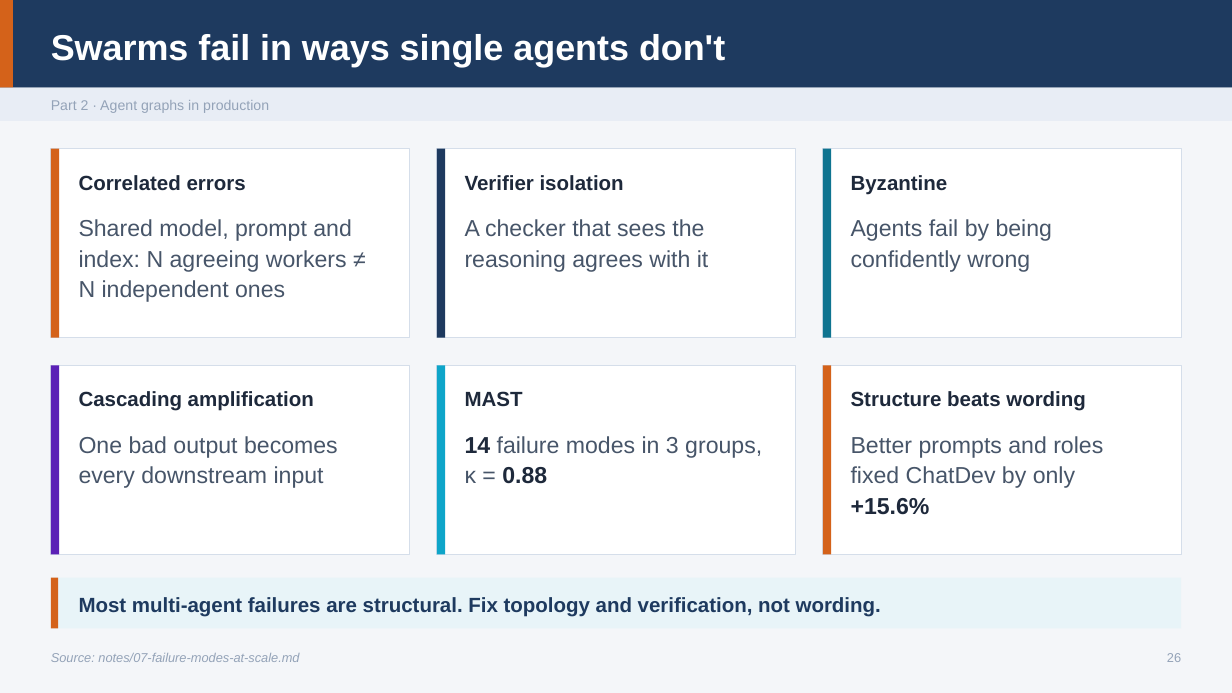
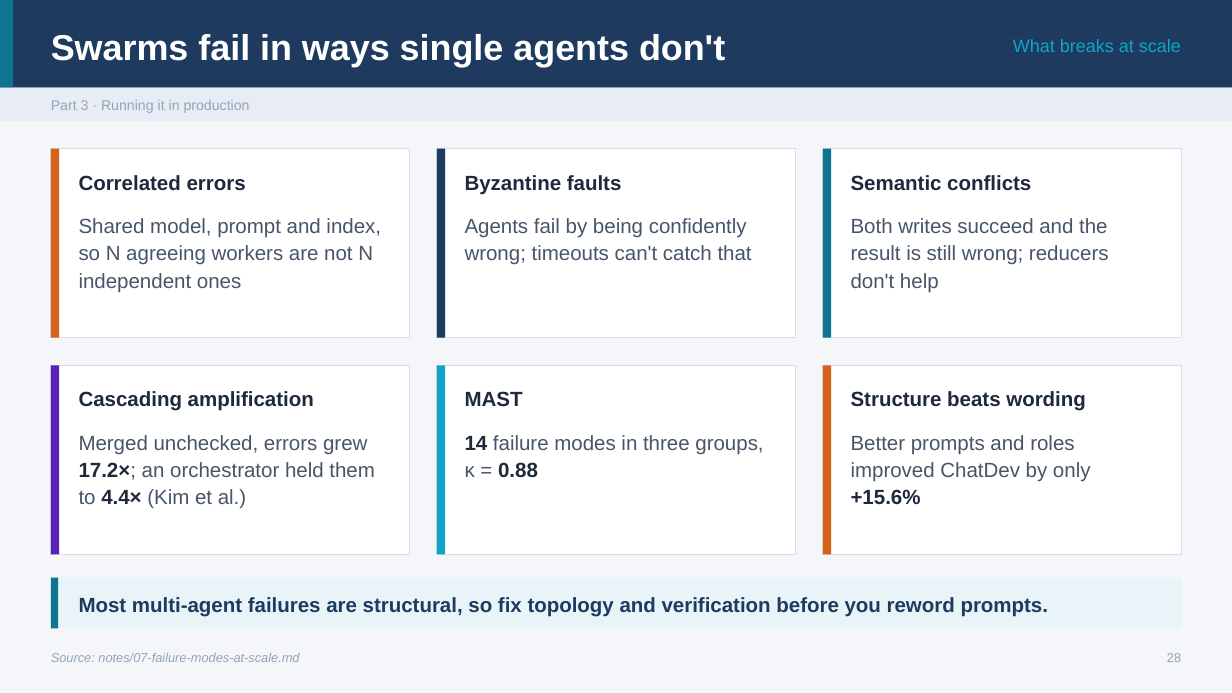
Before and after one commit to ramseywise/learn-ai-engineering, a slide deck: slide 28 of ai-engineering/05-graph-engineering/slides/graph-engineering.pptx (slide 26 before the commit). Drawn at 1232x693 pixels with LibreOffice and Linux fonts; fonts in the diff are those of the drawing. Boxes give left, top, right and bottom in pixels: in the first picture for what was removed or moved away, otherwise in the second. Text is boxed around its words. In the diff, an @@ line names an element or a change of style, - is before the commit and + after.

```diff
--- a/ai-engineering/05-graph-engineering/slides/graph-engineering.pptx
+++ b/ai-engineering/05-graph-engineering/slides/graph-engineering.pptx
@@ rectangle at bbox=[0, 0, 13, 88]: fill #D4621A to #0F7490 @@
@@ text added at bbox=[1013, 39, 1181, 52], 14 pt, text #0EA5C9 @@
+What breaks at scale
@@ text at bbox=[51, 100, 250, 113]: text changed @@
-Part 2 · Agent graphs in production
+Part 3 · Running it in production
@@ text at bbox=[465, 175, 622, 195]: text changed @@
-Verifier isolation
+Byzantine faults
@@ text at bbox=[851, 175, 1031, 191]: text changed @@
-Byzantine
+Semantic conflicts
@@ text at bbox=[79, 218, 381, 292]: text changed; size 18 to 16 pt @@
-Shared model, prompt and index: N agreeing workers ≠ N independent ones
+Shared model, prompt and index, so N agreeing workers are not N independent ones
@@ text at bbox=[465, 218, 752, 265]: text changed; size 18 to 16 pt @@
-Agents fail by being confidently wrong
+Agents fail by being confidently wrong; timeouts can't catch that
@@ text removed at bbox=[465, 219, 709, 272] @@
-A checker that sees the reasoning agrees with it
@@ text added at bbox=[851, 218, 1109, 292], 16 pt, text #475569 @@
+Both writes succeed and the result is still wrong; reducers don't help
@@ text at bbox=[79, 435, 375, 509]: text changed; size 18 to 16 pt @@
-One bad output becomes every downstream input
+Merged unchecked, errors grew 17.2×; an orchestrator held them to 4.4× (Kim et al.)
@@ text at bbox=[465, 435, 763, 478]: text changed; size 18 to 16 pt @@
-14 failure modes in 3 groups, κ = 0.88
+14 failure modes in three groups, κ = 0.88
@@ text at bbox=[851, 435, 1091, 505]: text changed; size 18 to 16 pt @@
-Better prompts and roles fixed ChatDev by only +15.6%
+Better prompts and roles improved ChatDev by only +15.6%
@@ rectangle at bbox=[51, 578, 58, 628]: fill #D4621A to #0F7490 @@
@@ text at bbox=[79, 597, 1049, 617]: text changed @@
-Most multi-agent failures are structural. Fix topology and verification, not wording.
+Most multi-agent failures are structural, so fix topology and verification before you reword prompts.
```
Also in this commit, not shown: 37 other slides changed, 13 slides added, 16 slides removed, 44 other files.
